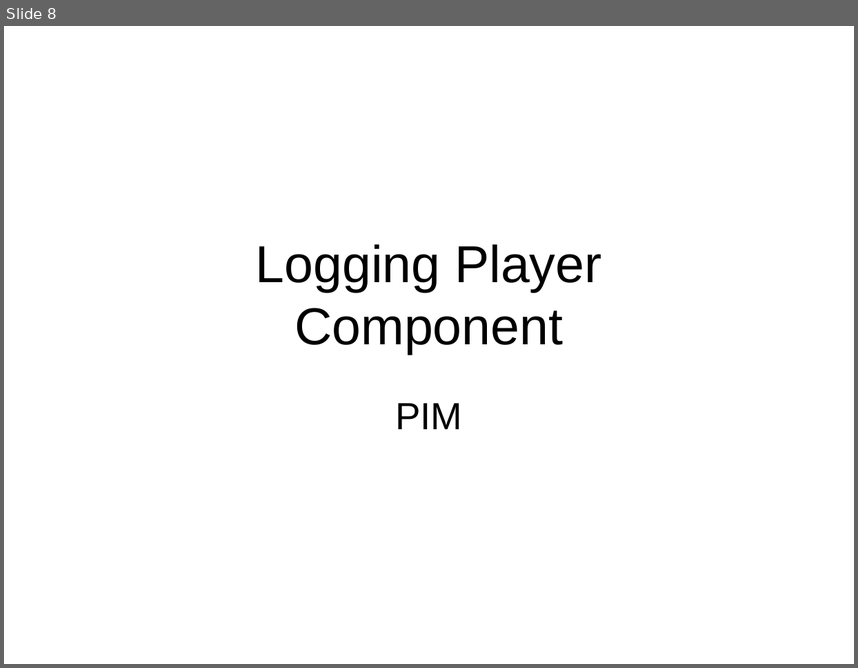
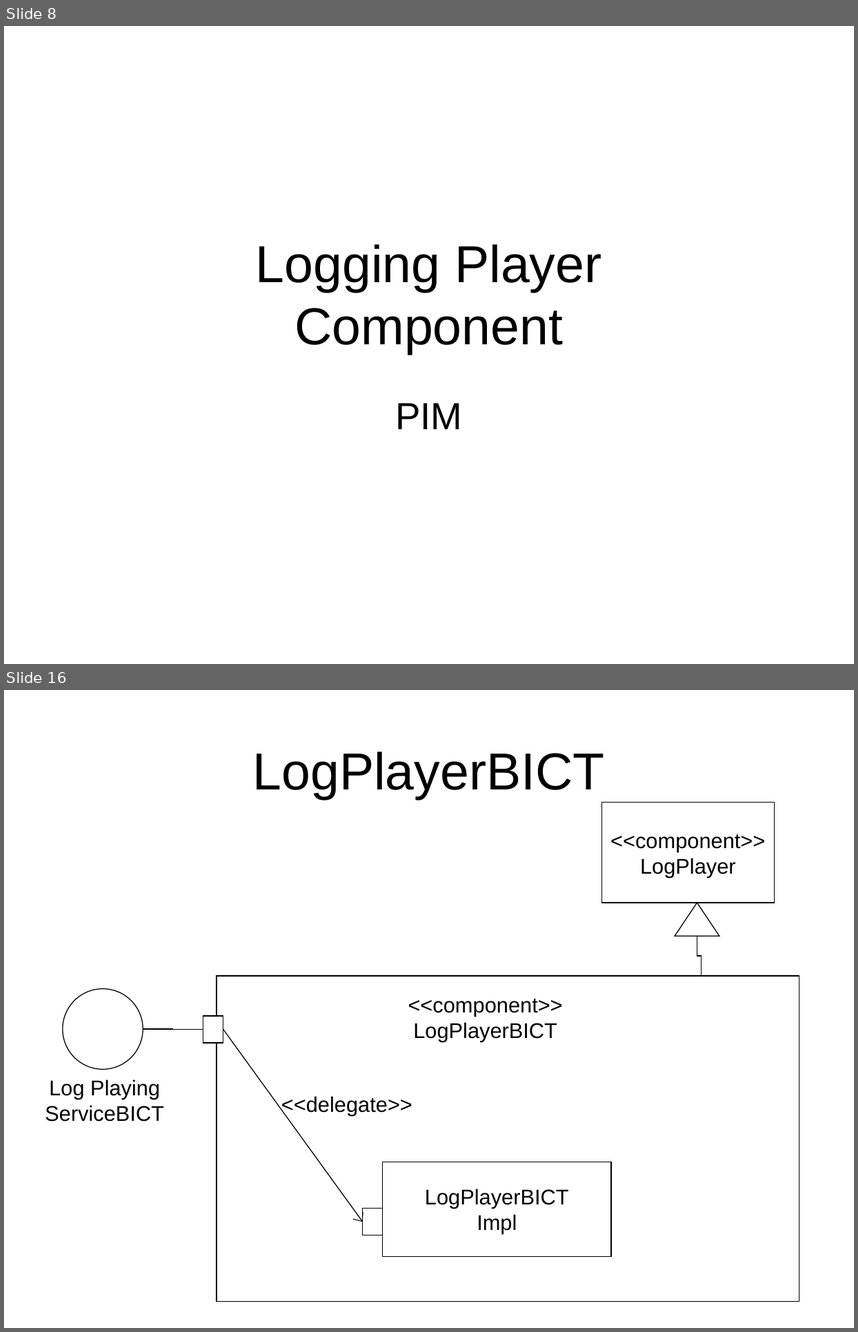
Before and after one commit to krishprince/rollerslam, a slide deck: docs/Logging/LoggingPIM.ppt. Shown one above the other, each under a label of ours: slide 8 before the commit, slides 8 and 16 after it; the slides between them are not shown. The pictures are 858x668 and 858x1332 pixels, drawn with LibreOffice and Linux fonts; fonts in the diff are those of the drawing. Boxes give left, top, right and bottom in pixels: in the first picture for what was removed or moved away, otherwise in the second. Text is boxed around its words. In the diff, an @@ line names an element or a change of style, - is before the commit and + after.

Commit message:
Implemented Log Player BICT. Added LogPlayerBICT models.

```diff
--- a/docs/Logging/LoggingPIM.ppt
+++ b/docs/Logging/LoggingPIM.ppt
@@ slide 16 added at (4, 690, 854, 1328), background #FFFFFF @@
@@ title added at (252, 751, 604, 799), 44 pt, text #000000 @@
+LogPlayerBICT
@@ rectangle added at (602, 802, 774, 903), fill #FFFFFF, outline #000000 0.74 pt, 18 pt, text #000000 @@
+<<component>>
+LogPlayer
@@ triangle added at (675, 903, 720, 936), fill #FFFFFF, outline #000000 0.74 pt @@
@@ elbow line added from (697, 936) to (701, 976), #000000 0.74 pt @@
@@ rectangle added at (217, 976, 799, 1301), fill #FFFFFF, outline #000000 0.74 pt @@
@@ ellipse added at (63, 988, 143, 1069), fill #FFFFFF, outline #000000 0.74 pt @@
@@ text added at (408, 998, 563, 1041), 18 pt, text #000000 @@
+<<component>>
+LogPlayerBICT
@@ rectangle added at (203, 1016, 223, 1043), fill #FFFFFF, outline #000000 0.74 pt @@
@@ elbow line added from (143, 1029) to (203, 1029), #000000 0.74 pt @@
@@ arrow added from (223, 1029) to (363, 1221), #000000 0.74 pt @@
@@ text added at (45, 1079, 164, 1121), 18 pt, text #000000 @@
+Log Playing
+ServiceBICT
@@ text added at (281, 1096, 412, 1116), 18 pt, text #000000 @@
+<<delegate>>
@@ rectangle added at (382, 1162, 611, 1256), fill #FFFFFF, outline #000000 0.74 pt, 18 pt, text #000000 @@
+LogPlayerBICT
+Impl
@@ rectangle added at (363, 1208, 383, 1235), fill #FFFFFF, outline #000000 0.74 pt @@
```
Also in this commit, not shown: 7 slides changed, 4 other slides added, 1 slide removed, 3 other files.
